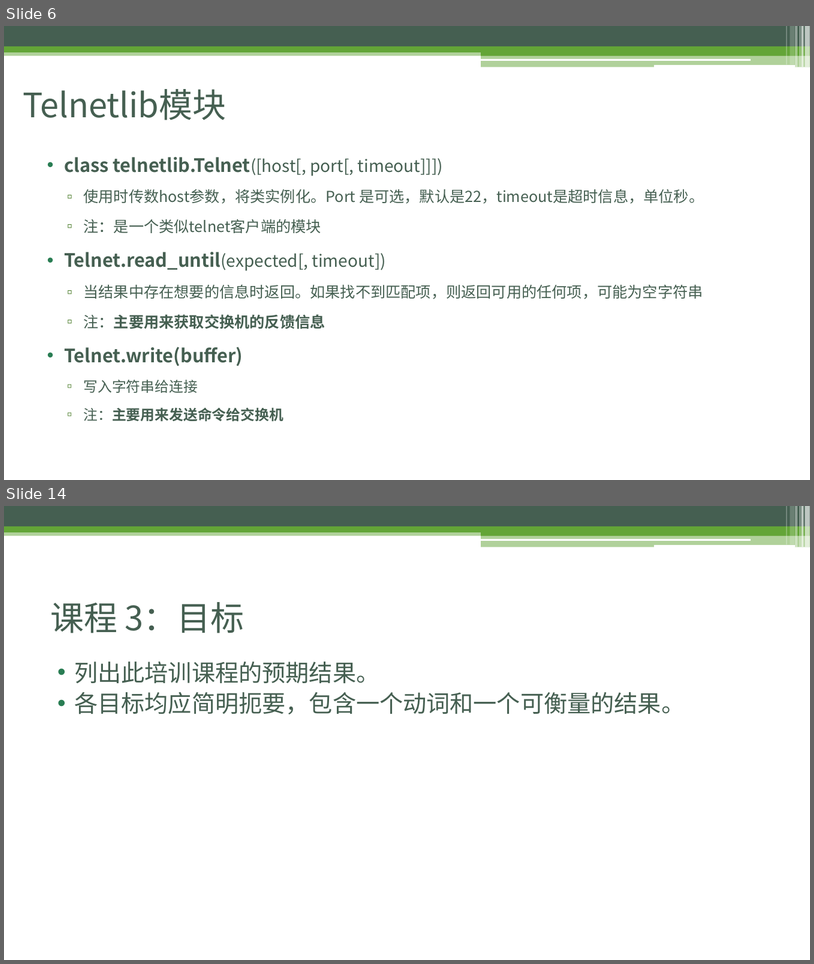
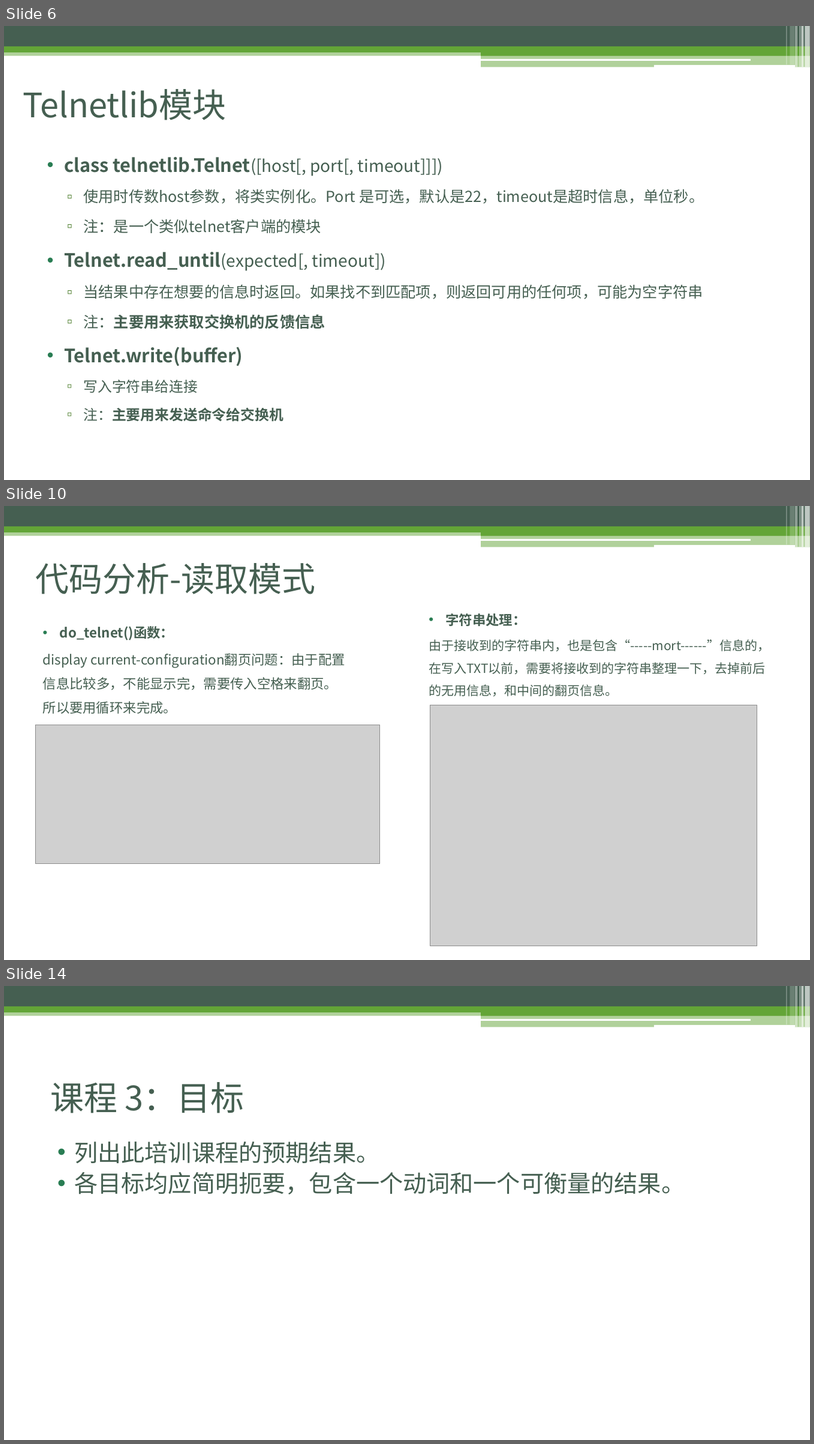
Before and after one commit to ladesiji/git, a slide deck: Python3.pptx. Shown one above the other, each under a label of ours: slides 6 and 14 before the commit, slides 6, 10 and 14 after it; the slides between them are not shown. The pictures are 814x964 and 814x1444 pixels, drawn with LibreOffice and Linux fonts; fonts in the diff are those of the drawing; grey boxes stand for pictures. Boxes give left, top, right and bottom in pixels: in the first picture for what was removed or moved away, otherwise in the second. Text is boxed around its words. In the diff, an @@ line names an element or a change of style, - is before the commit and + after.

```diff
--- a/Python3.pptx
+++ b/Python3.pptx
@@ slide 10 added at box(4, 506, 810, 960), background #FFFFFF; not listed: 13 template elements that a slide beside it also shows @@
@@ title added at box(36, 563, 316, 594), 40 pt, text #455F51 @@
+代码分析-读取模式
@@ text added at box(429, 613, 770, 696), 15 pt, text #455F51 @@
+• 字符串处理：
+由于接收到的字符串内，也是包含“-----mort------”信息的，在写入TXT以前，需要将接收到的字符串整理一下，去掉前后的无用信息，和中间的翻页信息。
@@ text added at box(43, 626, 345, 714), 16 pt, text #455F51 @@
+• do_telnet()函数：
+display current-configuration翻页问题：由于配置信息比较多，不能显示完，需要传入空格来翻页。所以要用循环来完成。
@@ picture added at box(431, 705, 757, 946) @@
@@ picture added at box(35, 724, 380, 863) @@
```
Also in this commit, not shown: 4 slides changed, 3 other slides added, 4 slides removed.
